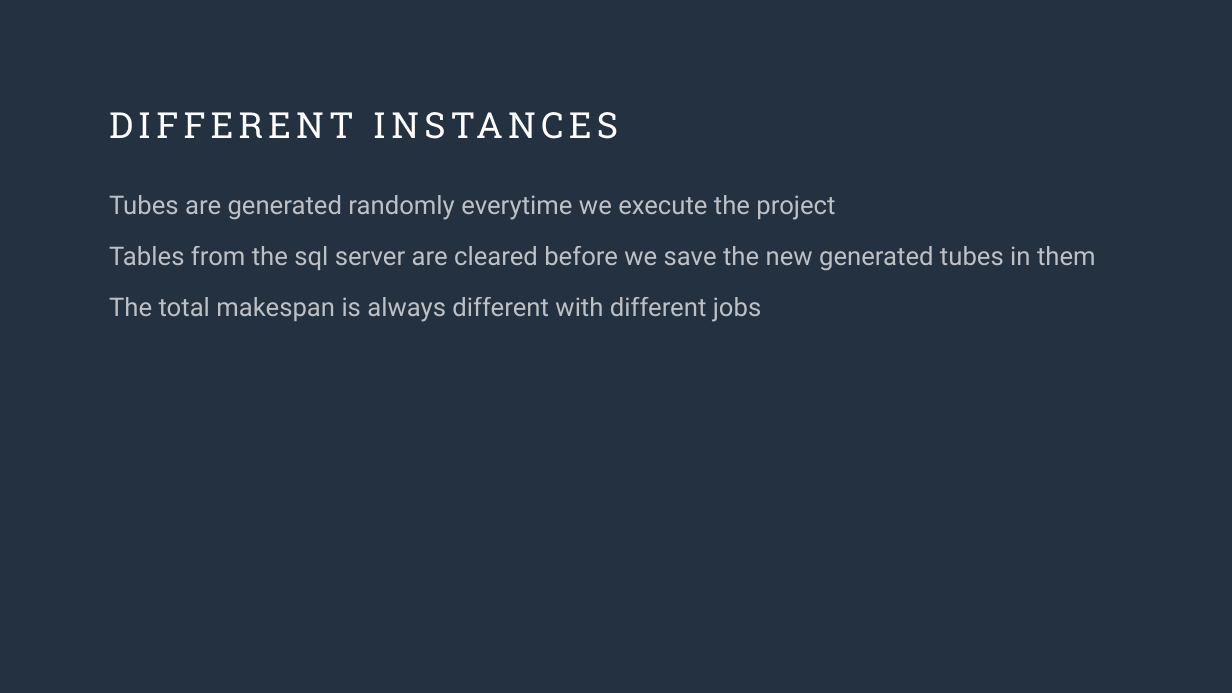
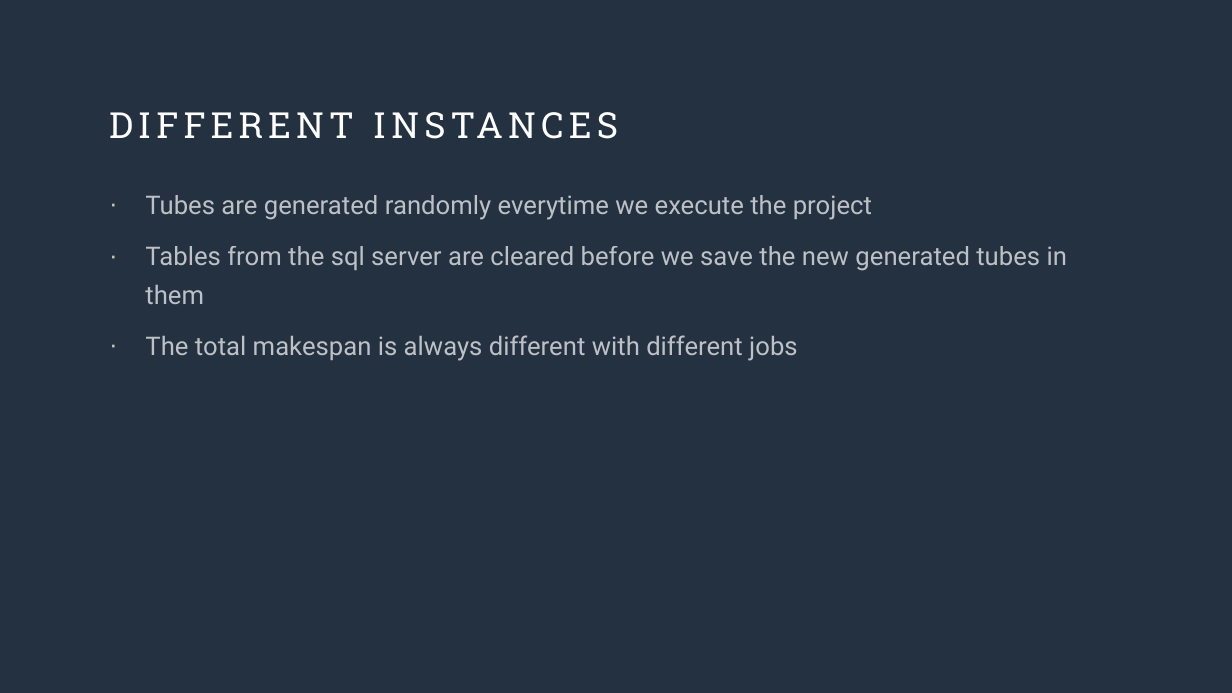
Before and after one commit to LolloGiampy/Industrial-Automation-Projects, a slide deck: slide 8 of SecondPart/Scheduling problem.pptx. Drawn at 1232x693 pixels with LibreOffice and Linux fonts; fonts in the diff are those of the drawing. Boxes give left, top, right and bottom in pixels: in the first picture for what was removed or moved away, otherwise in the second. Text is boxed around its words. In the diff, an @@ line names an element or a change of style, - is before the commit and + after.

```diff
--- a/SecondPart/Scheduling problem.pptx
+++ b/SecondPart/Scheduling problem.pptx
@@ text "Tubes are generated randomly everytime ..." at box(145, 195, 1067, 361): bullet none to · @@
```
Also in this commit, not shown: 3 other slides changed, 1 other file.
